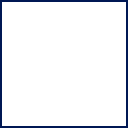
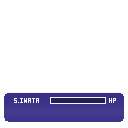
Two versions of the same layered image (128 x 128). Layer-by-layer changes:
added layer "Layer 2" above "Layer 1" over (3, 92, 126, 122)
hid "Layer 1" over (0, 0, 128, 128)
